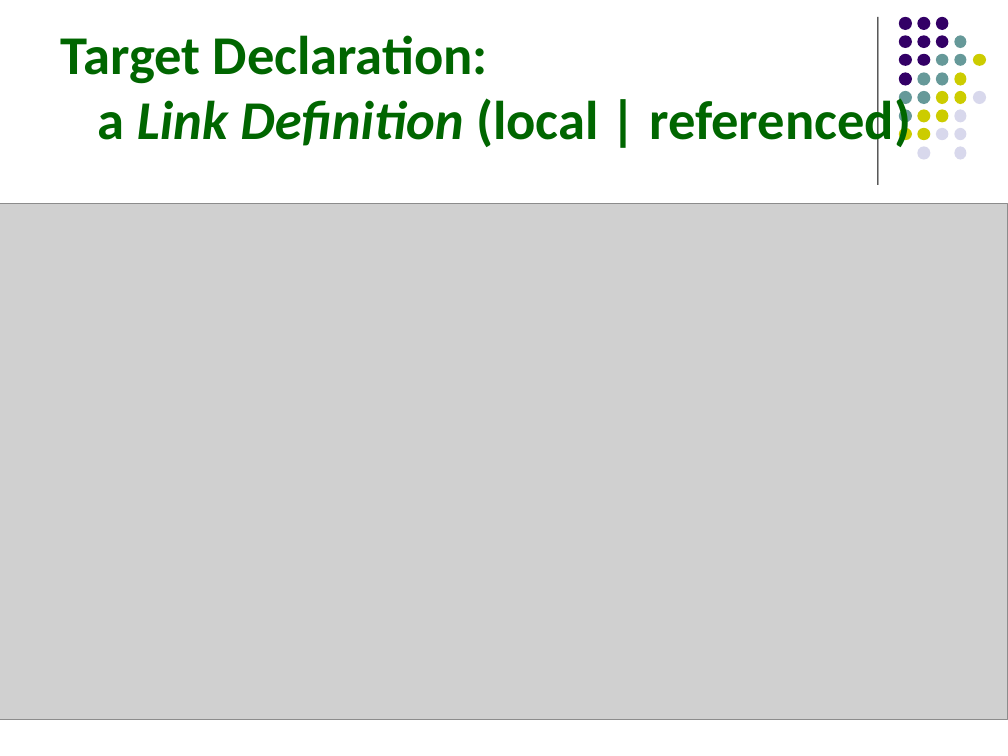
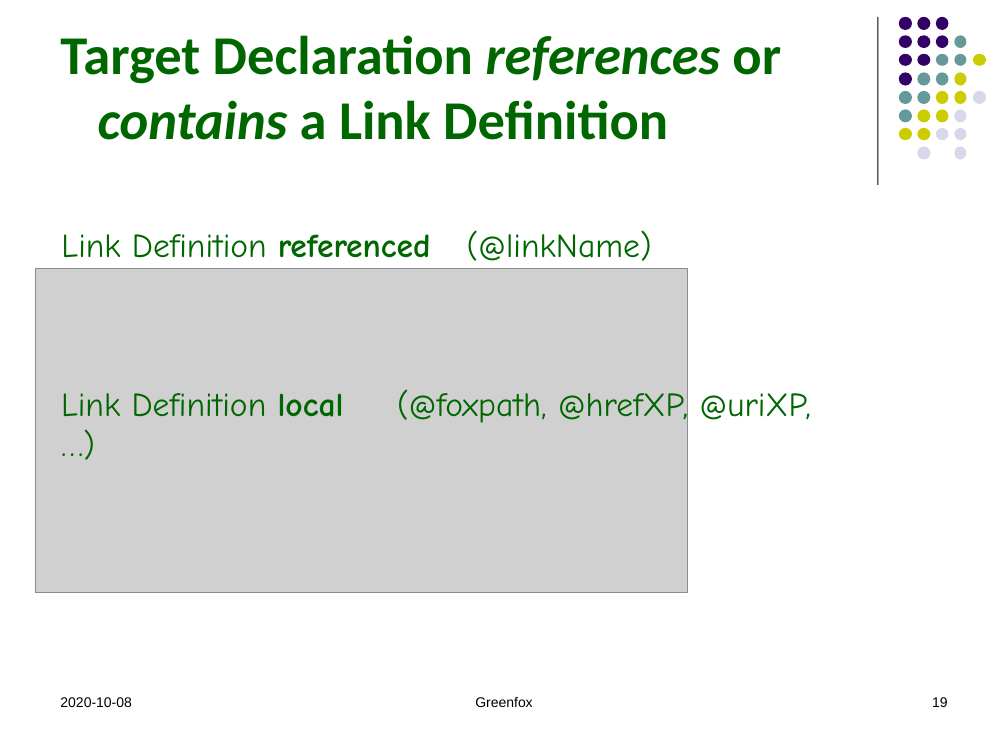
Before and after one commit to hrennau/greenfox, a slide deck: slide 19 of declarative-amsterdam-2020/an-introduction-to-greenfox/an-introduction-to-greenfox.pptx (slide 17 before the commit). Drawn at 1008x756 pixels with LibreOffice and Linux fonts; fonts in the diff are those of the drawing; grey boxes stand for pictures. Boxes give left, top, right and bottom in pixels: in the first picture for what was removed or moved away, otherwise in the second. Text is boxed around its words. In the diff, an @@ line names an element or a change of style, - is before the commit and + after.

```diff
--- a/declarative-amsterdam-2020/an-introduction-to-greenfox/an-introduction-to-greenfox.pptx
+++ b/declarative-amsterdam-2020/an-introduction-to-greenfox/an-introduction-to-greenfox.pptx
@@ title at box(60, 35, 781, 140): text changed @@
-Target Declaration:
-a Link Definition (local | referenced)
+Target Declaration references or
+contains a Link Definition
@@ picture removed at box(0, 204, 1008, 720) @@
@@ text added at box(61, 230, 652, 261), 24 pt, text #006600 @@
+Link Definition referenced (@linkName)
@@ picture added at box(35, 269, 687, 593) @@
@@ text added at box(61, 387, 811, 427), 24 pt, text #006600 @@
+Link Definition local (@foxpath, @hrefXP, @uriXP, …)
@@ text added at box(60, 697, 131, 707), 10 pt, text #000000 @@
+2020-10-08
@@ text added at box(475, 697, 532, 707), 10 pt, text #000000 @@
+Greenfox
@@ page number added at box(932, 697, 948, 707), 10 pt, text #000000 @@
+19
```
Also in this commit, not shown: 9 other slides changed, 5 slides added, 2 slides removed.
